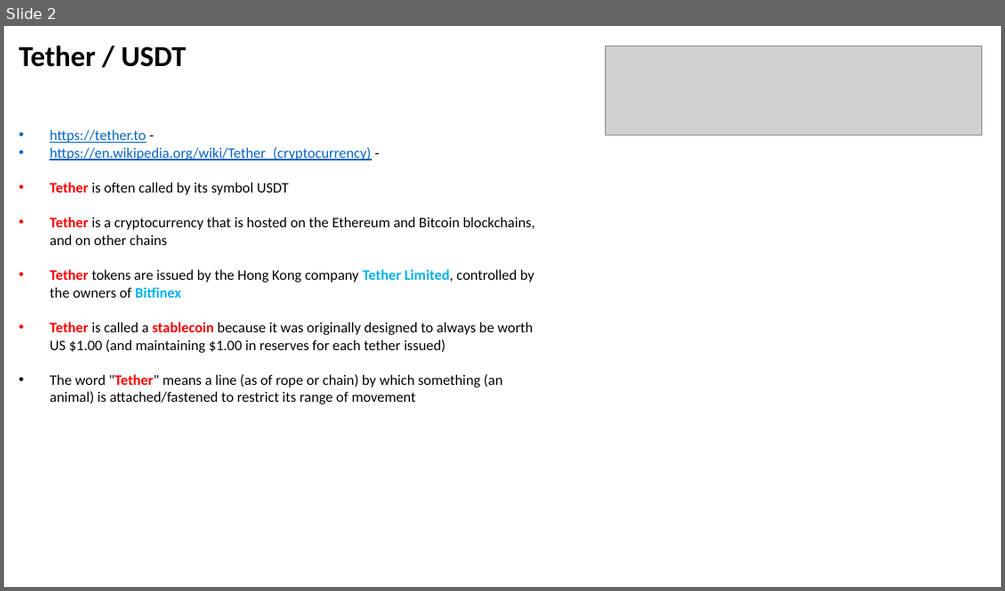
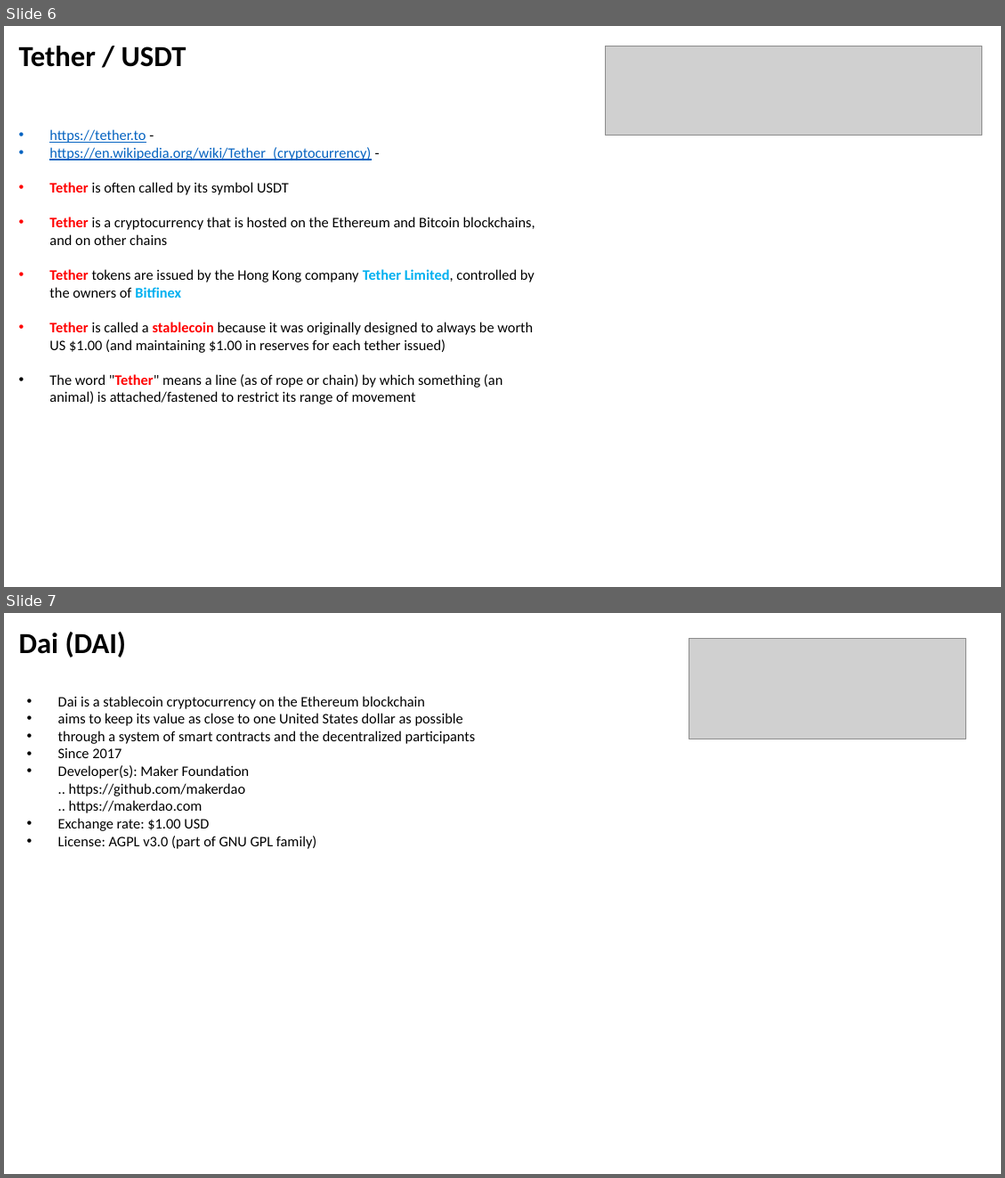
Before and after one commit to lselector/crypto, a slide deck: crypto_04_stable_coins.pptx. Shown one above the other, each under a label of ours: slide 2 before the commit, slides 6 and 7 after it. The pictures are 1005x591 and 1005x1178 pixels, drawn with LibreOffice and Linux fonts; fonts in the diff are those of the drawing; grey boxes stand for pictures. Boxes give left, top, right and bottom in pixels: in the first picture for what was removed or moved away, otherwise in the second. Text is boxed around its words. In the diff, an @@ line names an element or a change of style, - is before the commit and + after.

```diff
--- a/crypto_04_stable_coins.pptx
+++ b/crypto_04_stable_coins.pptx
@@ slide 7 added at [4, 613, 1001, 1174], background #FFFFFF @@
@@ text added at [19, 632, 127, 657], 28 pt, text #000000, bold @@
+Dai (DAI)
@@ picture added at [689, 638, 966, 738] @@
@@ text added at [58, 696, 476, 849], 14 pt, text #000000 @@
+• Dai is a stablecoin cryptocurrency on the Ethereum blockchain
+• aims to keep its value as close to one United States dollar as possible
+• through a system of smart contracts and the decentralized participants
+• Since 2017
+• Developer(s): Maker Foundation
+  .. https://github.com/makerdao
+  .. https://makerdao.com
+• Exchange rate: $1.00 USD
+• License: AGPL v3.0 (part of GNU GPL family)
@@ what was slide 2 is now slide 6 @@
```
Also in this commit, not shown: 1 slide changed, 4 other slides added, 1 other file.
